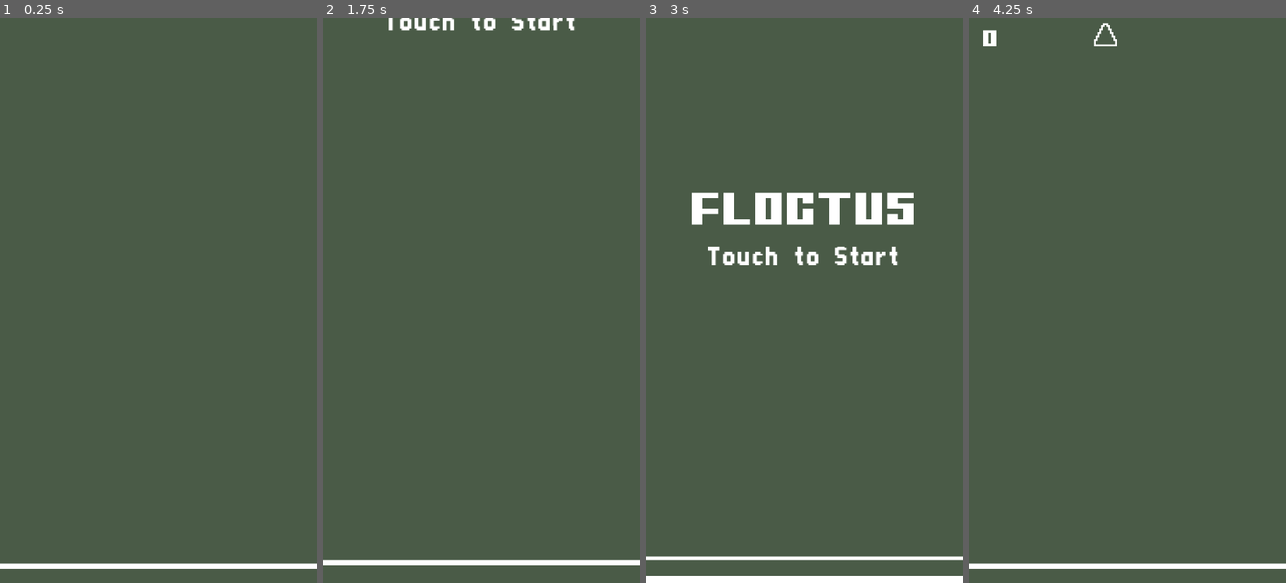
Above: before the commit, frames 1-4 (left to right).
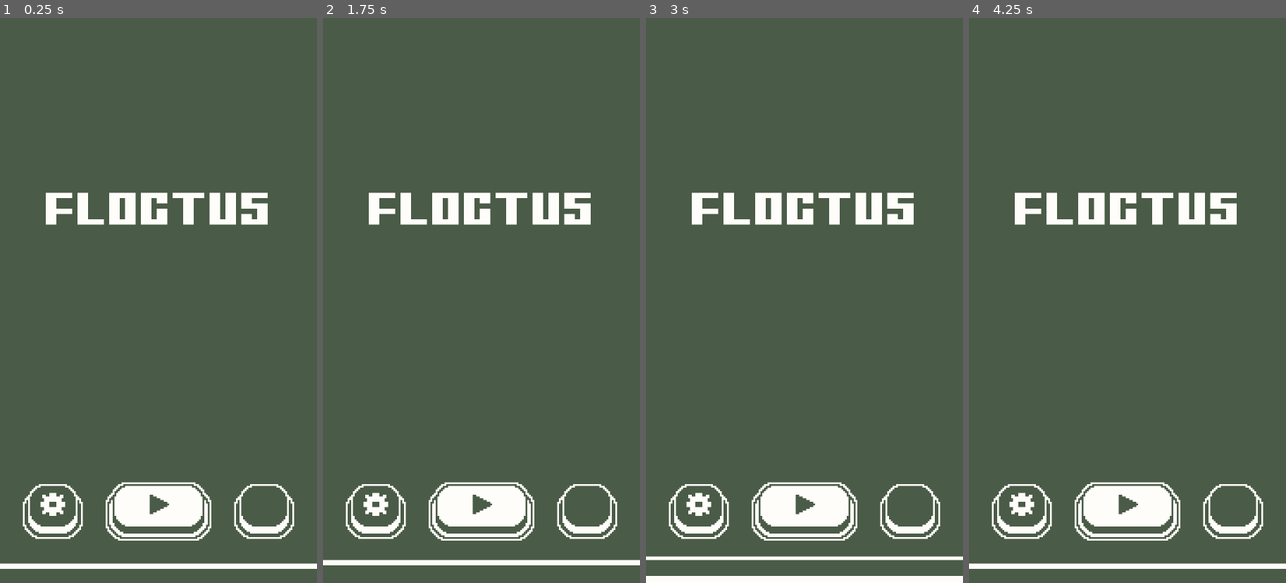
Above: after the commit, the same moments.

Repository: DGIST2023choidoyun/flogtus
Game: Godot game, scene res://Scenes/main.tscn
The game is run twice, just before and just after one commit, with the same random seed, the same clock (stepped at 60 frames per second) and the same inputs.
Inputs (mouse positions are in pixels of both pictures, inside the frame that each line leads up to):
- Up to frame 1 (0.25 s): no input
- Up to frame 2 (1.75 s): click (376, 532) at 0.52 s; click (586, 532) at 1.27 s
- Up to frame 3 (3 s): click (804, 532) at 2.02 s; click (804, 532) at 2.77 s
- Up to frame 4 (4.25 s): click (1232, 532) at 3.52 s

The runs differ from the first frame. In frame 1, 6.2% of the frame differs, in the area x 7-93%, y 30-93%; in frame 2, 6.8%, in the area x 7-93%, y 0-93%; in frame 3, 4.6%; in frame 4, 6.4%.

Commit message:
0831 ui

Diff:
--- a/Objects/frog.tscn
+++ b/Objects/frog.tscn
@@ -8,7 +8,6 @@
 [ext_resource type="Texture2D" uid="uid://bhb8soywdyhou" path="res://textures/ui/trajectory.png" id="4_gf1tt"]
 [ext_resource type="Texture2D" uid="uid://ck87s82f0nkfc" path="res://textures/frog/frog_croak.png" id="5_3kgtr"]
 [ext_resource type="AudioStream" uid="uid://dipucm2iigyk4" path="res://sounds/frog_croak.mp3" id="5_giiu1"]
-[ext_resource type="AudioStream" uid="uid://vow0nob6cauo" path="res://sounds/splash.mp3" id="6_giiu1"]
 [ext_resource type="Texture2D" uid="uid://beovl7p3p131p" path="res://textures/ui/land_point.png" id="7_1lrn2"]
 [ext_resource type="Texture2D" uid="uid://bey7oflclj1vg" path="res://textures/frog/frog_walk.png" id="7_2v6g3"]
 [ext_resource type="Script" uid="uid://dnc54nkh3nugd" path="res://scripts/frog/land_point.gd" id="7_giiu1"]
@@ -226,7 +225,7 @@
 
 [node name="Sprite" type="AnimatedSprite2D" parent="."]
 sprite_frames = SubResource("SpriteFrames_vwpa2")
-animation = &"idle"
+animation = &"land"
 autoplay = "idle"
 script = ExtResource("3_506uw")
 
@@ -263,12 +262,6 @@
 volume_db = 15.0
 bus = &"Effect"
 
-[node name="SplashSound" type="AudioStreamPlayer2D" parent="."]
-unique_name_in_owner = true
-stream = ExtResource("6_giiu1")
-volume_db = 2.0
-bus = &"Effect"
-
 [node name="Wave" parent="." instance=ExtResource("9_mp1wj")]
 
 [node name="Node2D" type="Node2D" parent="."]
--- /dev/null
+++ b/Objects/settings.tscn
@@ -0,0 +1,22 @@
+[gd_scene load_steps=2 format=3 uid="uid://c47jrwh11hdy0"]
+
+[ext_resource type="Texture2D" uid="uid://b1srpuky2701i" path="res://textures/ui/gauge.png" id="1_uxtcc"]
+
+[node name="Settings" type="ColorRect"]
+anchors_preset = 10
+anchor_right = 1.0
+offset_bottom = 180.0
+grow_horizontal = 2
+color = Color(0.290196, 0.356863, 0.278431, 1)
+
+[node name="EffectSound" type="TextureProgressBar" parent="."]
+layout_mode = 0
+offset_left = 16.0
+offset_top = 16.0
+offset_right = 78.0
+offset_bottom = 78.0
+value = 75.0
+rounded = true
+fill_mode = 4
+radial_initial_angle = 225.0
+texture_progress = ExtResource("1_uxtcc")
--- a/Objects/tracker.tscn
+++ b/Objects/tracker.tscn
@@ -5,7 +5,7 @@
 
 [node name="Tracker" type="Sprite2D"]
 top_level = true
-z_index = 3
+z_index = 5
 texture = ExtResource("1_gg4sa")
 offset = Vector2(9.5, 0)
 script = ExtResource("2_h1p10")
--- a/Objects/wave.tscn
+++ b/Objects/wave.tscn
@@ -1,9 +1,15 @@
-[gd_scene load_steps=3 format=3 uid="uid://cauj2ey8oqrbl"]
+[gd_scene load_steps=4 format=3 uid="uid://cauj2ey8oqrbl"]
 
 [ext_resource type="Texture2D" uid="uid://diymegrh11jmu" path="res://textures/wave.png" id="1_cbdo7"]
 [ext_resource type="Script" uid="uid://bba41b7hjvobp" path="res://scripts/wave.gd" id="2_ui1on"]
+[ext_resource type="AudioStream" uid="uid://vow0nob6cauo" path="res://sounds/splash.mp3" id="3_ui1on"]
 
 [node name="Wave" type="Sprite2D"]
 z_index = -10
 texture = ExtResource("1_cbdo7")
 script = ExtResource("2_ui1on")
+
+[node name="SplashSound" type="AudioStreamPlayer2D" parent="."]
+stream = ExtResource("3_ui1on")
+volume_db = 2.0
+bus = &"Effect"
--- a/Scenes/main.tscn
+++ b/Scenes/main.tscn
@@ -1,14 +1,19 @@
-[gd_scene load_steps=20 format=3 uid="uid://bn1m4wpx3mgob"]
+[gd_scene load_steps=25 format=3 uid="uid://bn1m4wpx3mgob"]
 
 [ext_resource type="Script" uid="uid://xb8ryj8o3lqo" path="res://scripts/setup.gd" id="1_85g3d"]
 [ext_resource type="FontFile" uid="uid://c5pkff1ivm3k8" path="res://fonts/Gamer.ttf" id="2_choun"]
 [ext_resource type="Script" uid="uid://c5sxv6ms4abix" path="res://scripts/ui.gd" id="2_ya4ey"]
 [ext_resource type="PackedScene" uid="uid://cev0ied4dgnpk" path="res://objects/floating_generator.tscn" id="4_choun"]
-[ext_resource type="FontFile" uid="uid://dbck831o4tvcv" path="res://fonts/SilomBol.ttf" id="4_tipki"]
+[ext_resource type="Texture2D" uid="uid://cvu4rscps6hnv" path="res://textures/ui/btn_setting_up.png" id="4_ya4ey"]
+[ext_resource type="Texture2D" uid="uid://bru0c0nlwfu32" path="res://textures/ui/btn_setting_down.png" id="5_eb6dy"]
 [ext_resource type="Texture2D" uid="uid://bm76tnpwbani7" path="res://textures/waterfall.png" id="5_o6xl0"]
+[ext_resource type="Texture2D" uid="uid://boqkujcys54n4" path="res://textures/ui/btn_play_up.png" id="6_a8y0u"]
+[ext_resource type="Texture2D" uid="uid://b1rlqkcvl8eb0" path="res://textures/ui/btn_play_down.png" id="7_jkv2x"]
 [ext_resource type="AudioStream" uid="uid://hqukeggu1oih" path="res://sounds/waterfall.mp3" id="8_choun"]
+[ext_resource type="Texture2D" uid="uid://5bf3heu64d5q" path="res://textures/ui/btn_up.png" id="8_jbj1t"]
 [ext_resource type="AudioStream" uid="uid://kidvjeec45e6" path="res://sounds/frog_env.mp3" id="9_85g3d"]
 [ext_resource type="Script" uid="uid://c7cfu75o3cfs7" path="res://scripts/wall.gd" id="9_choun"]
+[ext_resource type="Texture2D" uid="uid://721rebhvsso0" path="res://textures/ui/btn_down.png" id="9_muem4"]
 
 [sub_resource type="AtlasTexture" id="AtlasTexture_o6xl0"]
 atlas = ExtResource("5_o6xl0")
@@ -88,6 +93,7 @@
 offset_left = 8.0
 offset_right = 48.0
 offset_bottom = 19.0
+theme_override_colors/font_color = Color(1, 0.992157, 0.976471, 1)
 theme_override_colors/font_outline_color = Color(0.290196, 0.356863, 0.278431, 1)
 theme_override_constants/outline_size = 4
 theme_override_fonts/font = ExtResource("2_choun")
@@ -95,49 +101,56 @@
 text = "0"
 vertical_alignment = 1
 
-[node name="Screen" type="Control" parent="UI"]
-layout_mode = 3
-anchors_preset = 15
-anchor_right = 1.0
-anchor_bottom = 1.0
-grow_horizontal = 2
-grow_vertical = 2
-
-[node name="Title" type="Label" parent="UI/Screen"]
-layout_mode = 1
+[node name="Title" type="Label" parent="UI"]
 anchors_preset = 8
 anchor_left = 0.5
 anchor_top = 0.5
 anchor_right = 0.5
 anchor_bottom = 0.5
-offset_left = -58.5
+offset_left = -64.5
 offset_top = -75.0
-offset_right = 58.5
+offset_right = 64.5
 offset_bottom = -37.0
 grow_horizontal = 2
 grow_vertical = 2
+theme_override_colors/font_color = Color(1, 0.992157, 0.976471, 1)
 theme_override_fonts/font = ExtResource("2_choun")
 theme_override_font_sizes/font_size = 48
 text = "FLOGTUS"
 
-[node name="Touch to Start" type="Label" parent="UI/Screen"]
-layout_mode = 1
-anchors_preset = 8
-anchor_left = 0.5
-anchor_top = 0.5
-anchor_right = 0.5
-anchor_bottom = 0.5
-offset_left = -60.5
-offset_top = -35.5
-offset_right = 60.5
-offset_bottom = -12.5
+[node name="Controller" type="HBoxContainer" parent="UI"]
+custom_minimum_size = Vector2(0, 60)
+anchors_preset = 12
+anchor_top = 1.0
+anchor_right = 1.0
+anchor_bottom = 1.0
+offset_top = -48.0
 grow_horizontal = 2
-grow_vertical = 2
-theme_override_fonts/font = ExtResource("4_tipki")
-theme_override_font_sizes/font_size = 16
-text = "Touch to Start"
-horizontal_alignment = 1
-vertical_alignment = 1
+grow_vertical = 0
+theme_override_constants/separation = 12
+alignment = 1
+
+[node name="SettingButton" type="TextureButton" parent="UI/Controller"]
+custom_minimum_size = Vector2(36, 36)
+layout_mode = 2
+texture_normal = ExtResource("4_ya4ey")
+texture_pressed = ExtResource("5_eb6dy")
+texture_hover = ExtResource("4_ya4ey")
+ignore_texture_size = true
+
+[node name="PlayButton" type="TextureButton" parent="UI/Controller"]
+custom_minimum_size = Vector2(60, 36)
+layout_mode = 2
+texture_normal = ExtResource("6_a8y0u")
+texture_pressed = ExtResource("7_jkv2x")
+texture_hover = ExtResource("6_a8y0u")
+
+[node name="Button" type="TextureButton" parent="UI/Controller"]
+custom_minimum_size = Vector2(36, 36)
+layout_mode = 2
+texture_normal = ExtResource("8_jbj1t")
+texture_pressed = ExtResource("9_muem4")
+texture_hover = ExtResource("8_jbj1t")
 
 [node name="FloatingGenerator" parent="." instance=ExtResource("4_choun")]
 
@@ -180,5 +193,4 @@
 shape = SubResource("WorldBoundaryShape2D_tipki")
 
 [connection signal="game_start" from="UI" to="FloatingGenerator" method="start_generation"]
-[connection signal="gui_input" from="UI/Screen" to="UI" method="_on_screen_gui_input"]
 [connection signal="body_entered" from="Wall" to="Wall" method="_on_body_entered"]
--- a/Scenes/test/frog_anim.tscn
+++ b/Scenes/test/frog_anim.tscn
@@ -13,7 +13,7 @@
 script = ExtResource("1_hbjet")
 
 [node name="LotusLeaf" type="RigidBody2D" parent="."]
-position = Vector2(94, 110)
+position = Vector2(6, 110)
 script = ExtResource("1_thpfy")
 auto_sizing = false
 metadata/_custom_type_script = "uid://b35sq3ul3j1n5"
@@ -27,7 +27,7 @@
 [node name="Frog" parent="LotusLeaf" instance=ExtResource("4_m50gp")]
 
 [node name="LotusLeaf2" type="RigidBody2D" parent="."]
-position = Vector2(94, 210)
+position = Vector2(6, 210)
 script = ExtResource("1_thpfy")
 auto_sizing = false
 metadata/_custom_type_script = "uid://b35sq3ul3j1n5"
--- a/Scripts/frog/frog_animation.gd
+++ b/Scripts/frog/frog_animation.gd
@@ -30,8 +30,6 @@
 			get_parent().rotation = 0
 			get_parent().z_index = -1
 			self.play(&"drown")
-
-			%SplashSound.play()
 		"ready":
 			if self.animation == &"idle" or self.animation == &"land":
 				self.play(&"ready")
--- a/Scripts/ui.gd
+++ b/Scripts/ui.gd
@@ -3,18 +3,18 @@
 signal game_start()
 
 func _ready() -> void:
-	if Data.is_first:
-		$Screen.mouse_filter = Control.MOUSE_FILTER_IGNORE
-		$Screen.position.y -= Utility.world_y
-
-		var y_tween: Tween = create_tween()
-		y_tween.tween_property($Screen, "position:y", 0, 3).set_trans(Tween.TRANS_LINEAR)
-		y_tween.tween_callback(
-			func() -> void:
-				Data.is_first = false
-				$Screen.mouse_filter = Control.MOUSE_FILTER_STOP
-		)
-
+	#if Data.is_first:
+		#$Screen.mouse_filter = Control.MOUSE_FILTER_IGNORE
+		#$Screen.position.y -= Utility.world_y
+		#
+		#var y_tween: Tween = create_tween()
+		#y_tween.tween_property($Screen, "position:y", 0, 3).set_trans(Tween.TRANS_LINEAR)
+		#y_tween.tween_callback(
+			#func() -> void:
+				#Data.is_first = false
+				#$Screen.mouse_filter = Control.MOUSE_FILTER_STOP
+		#)
+	pass
 
 func _on_screen_gui_input(event: InputEvent) -> void:
 	if event is InputEventScreenTouch:
--- a/Scripts/wave.gd
+++ b/Scripts/wave.gd
@@ -20,3 +20,4 @@
 func splash() -> void:
 	reparent(get_tree().current_scene)
 	self.show()
+	$SplashSound.play()
--- a/project.godot
+++ b/project.godot
@@ -45,10 +45,10 @@
 
 window/size/viewport_width=180
 window/size/viewport_height=320
-window/size/resizable=false
 window/size/window_width_override=720
 window/size/window_height_override=1280
 window/stretch/mode="canvas_items"
+window/stretch/aspect="keep_height"
 window/handheld/orientation=1
 
 [file_customization]
Not shown: 1 places in Objects/frog.tscn that only renumber resources
Binary file changed: Textures/frog/frog_croak.png
Binary file changed: Textures/frog/frog_drown.png
Binary file changed: Textures/frog/frog_jump.png
Binary file changed: Textures/frog/frog_walk.png
Binary file changed: Textures/platforms/floatings/lotus_flower_small.png
Binary file changed: Textures/platforms/floatings/lotus_leaf_big.png
Binary file changed: Textures/platforms/floatings/lotus_leaf_large.png
Binary file changed: Textures/platforms/floatings/lotus_leaf_medium.png
Binary file changed: Textures/platforms/floatings/lotus_leaf_small.png
Binary file changed: Textures/platforms/floatings/lotus_leaf_tini.png
Binary file added: Textures/ui/btn_down.png
(and 21 more such lines)
